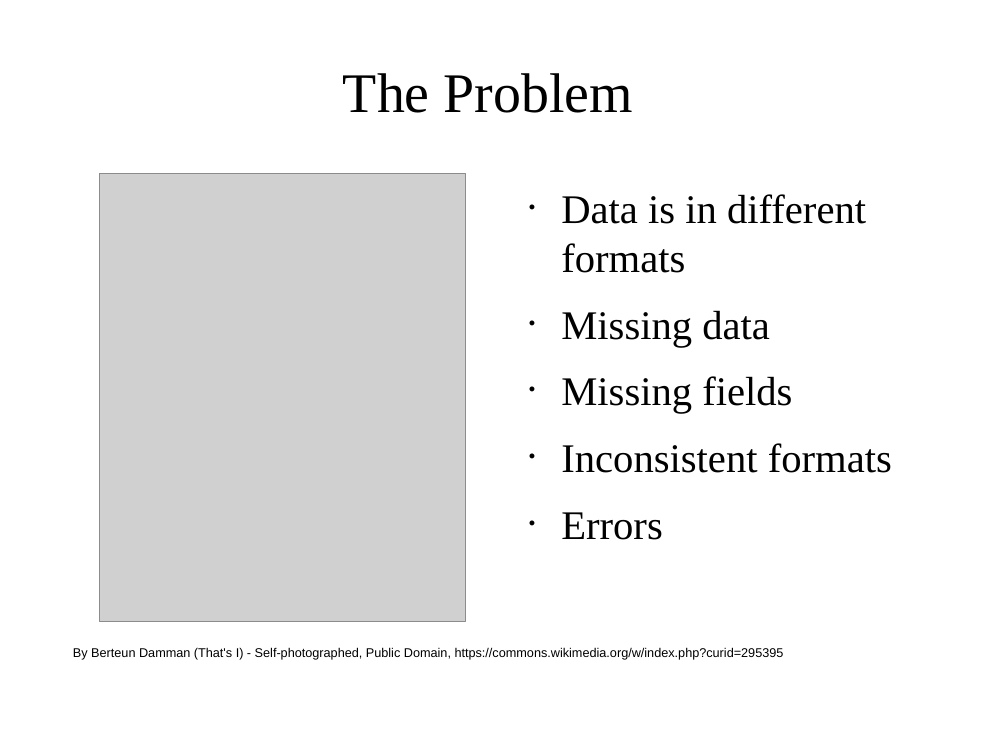
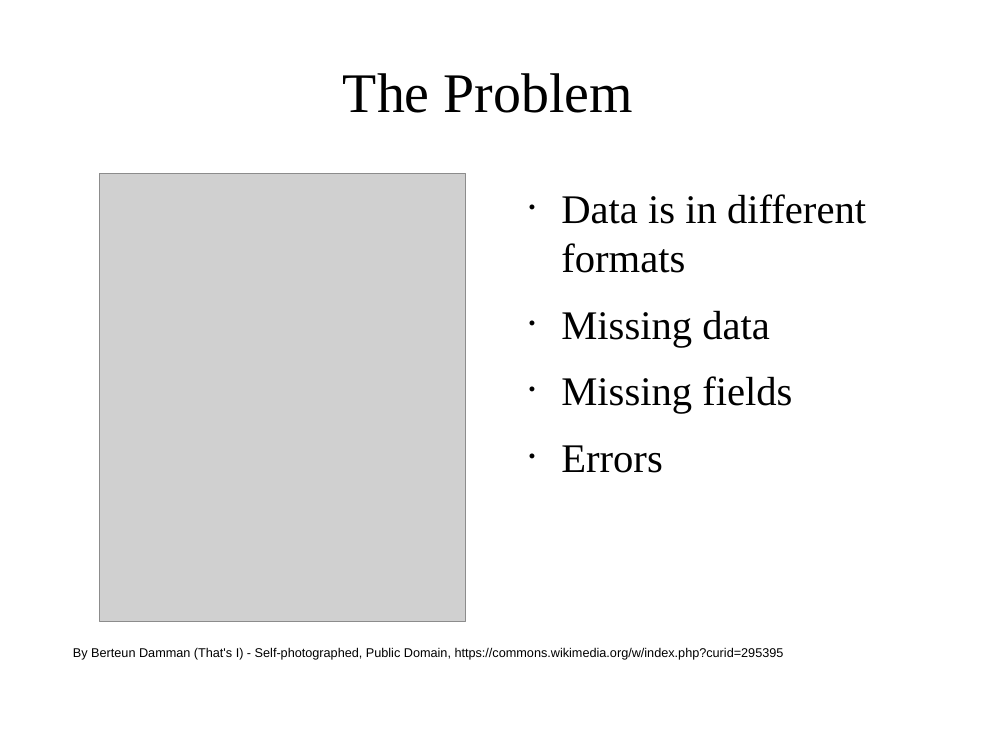
Before and after one commit to icwells/compOncDB, a slide deck: slide 2 of utils/databasePresentation.odp. Drawn at 1008x756 pixels with LibreOffice and Linux fonts; fonts in the diff are those of the drawing; grey boxes stand for pictures; background and template pictures are left out. Boxes give left, top, right and bottom in pixels: in the first picture for what was removed or moved away, otherwise in the second. Text is boxed around its words. In the diff, an @@ line names an element or a change of style, - is before the commit and + after.

```diff
--- a/utils/databasePresentation.odp
+++ b/utils/databasePresentation.odp
@@ text at (x1=561, y1=443, x2=892, y2=473): paragraph removed @@
-• Inconsistent formats
```
Also in this commit, not shown: 4 other slides changed, 1 slide added, 1 other file.
